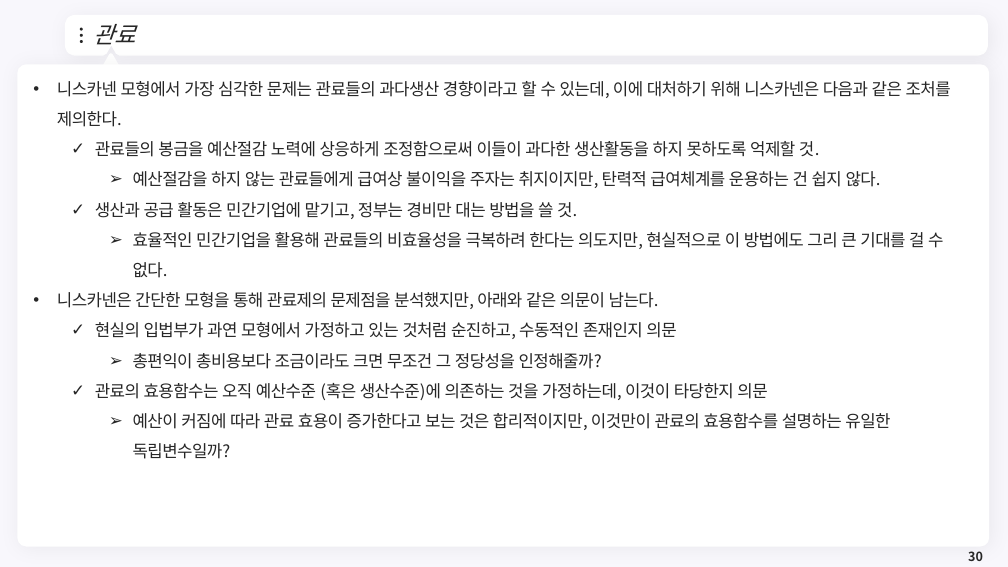
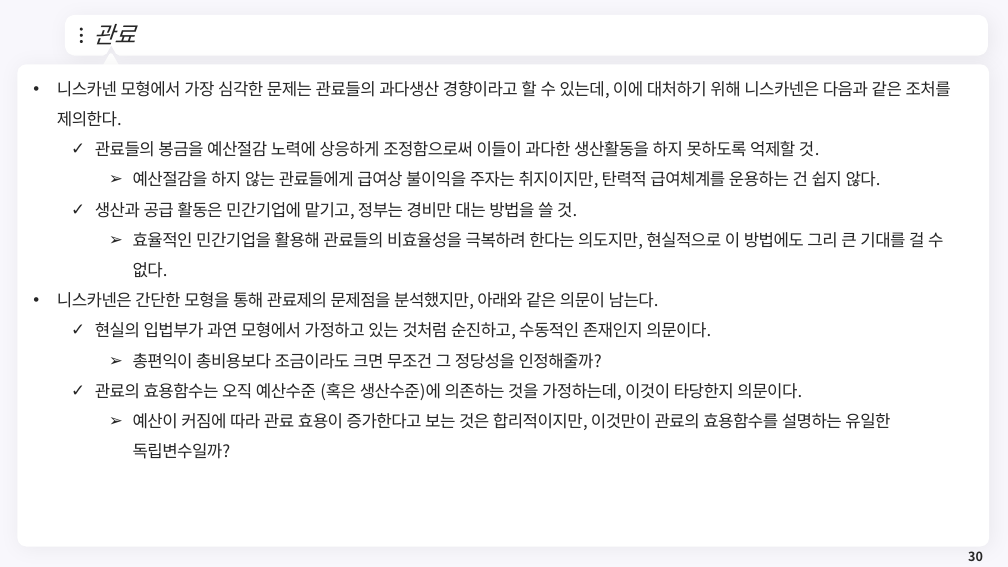
Before and after one commit to meandthey/Teaching, a slide deck: slide 30 of 재정학/01_Lectures/재정학_Chapter_5.pptx. Drawn at 1008x567 pixels with LibreOffice and Linux fonts; fonts in the diff are those of the drawing; background and template pictures are left out. Boxes give left, top, right and bottom in pixels: in the first picture for what was removed or moved away, otherwise in the second. Text is boxed around its words. In the diff, an @@ line names an element or a change of style, - is before the commit and + after.

```diff
--- a/재정학/01_Lectures/재정학_Chapter_5.pptx
+++ b/재정학/01_Lectures/재정학_Chapter_5.pptx
@@ text at (x1=95, y1=322, x2=711, y2=339): text changed @@
-  ✓ 현실의 입법부가 과연 모형에서 가정하고 있는 것처럼 순진하고, 수동적인 존재인지 의문
+  ✓ 현실의 입법부가 과연 모형에서 가정하고 있는 것처럼 순진하고, 수동적인 존재인지 의문이다.
@@ text at (x1=95, y1=383, x2=802, y2=400): text changed @@
-  ✓ 관료의 효용함수는 오직 예산수준 (혹은 생산수준)에 의존하는 것을 가정하는데, 이것이 타당한지 의문
+  ✓ 관료의 효용함수는 오직 예산수준 (혹은 생산수준)에 의존하는 것을 가정하는데, 이것이 타당한지 의문이다.
```
Also in this commit, not shown: 1 other slide changed, 3 other files.
